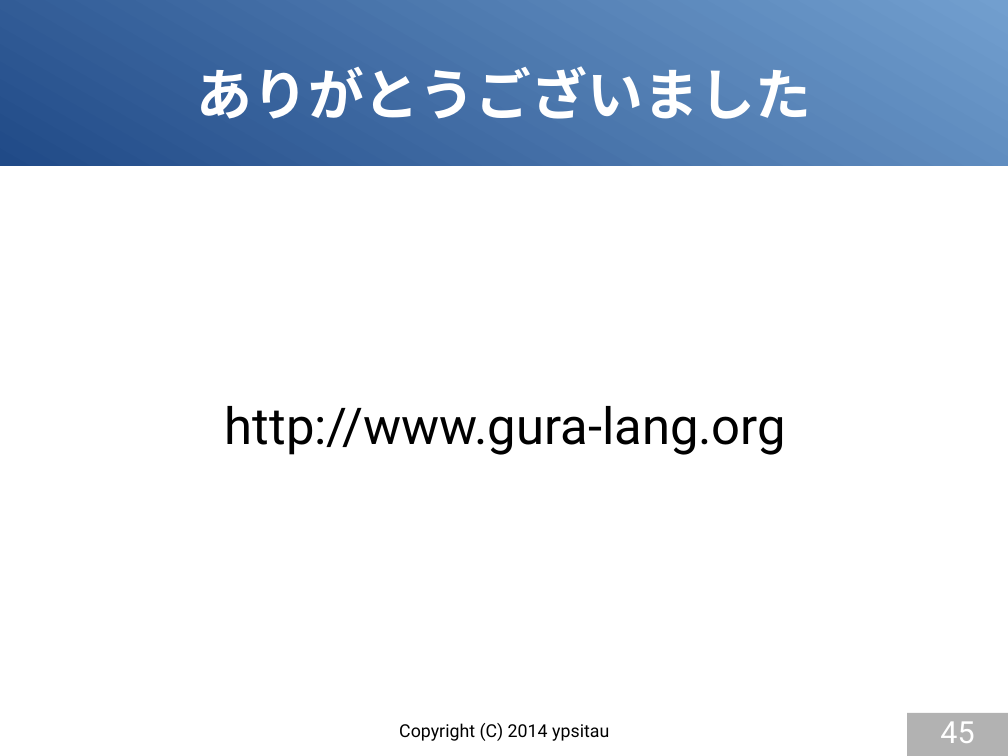
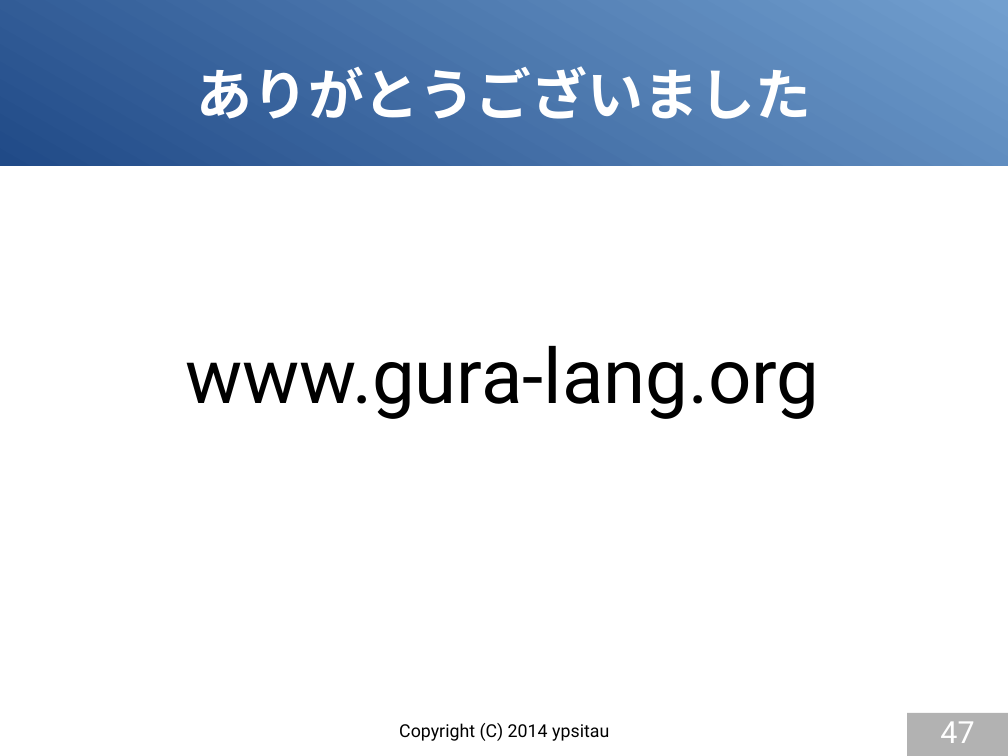
Before and after one commit to gura-lang/gura-doc, a slide deck: slide 47 of presentation/gura-introduction.odp (slide 45 before the commit). Drawn at 1008x756 pixels with LibreOffice and Linux fonts; fonts in the diff are those of the drawing. Boxes give left, top, right and bottom in pixels: in the first picture for what was removed or moved away, otherwise in the second. Text is boxed around its words. In the diff, an @@ line names an element or a change of style, - is before the commit and + after.

Commit message:
updated presentation file

```diff
--- a/presentation/gura-introduction.odp
+++ b/presentation/gura-introduction.odp
@@ text at <box>185,346,820,419</box>: text changed; size 40 to 60 pt @@
-http://www.gura-lang.org
+www.gura-lang.org
@@ page number at <box>940,721,974,743</box>: text changed @@
-45
+47
```
Also in this commit, not shown: 2 slides added.
